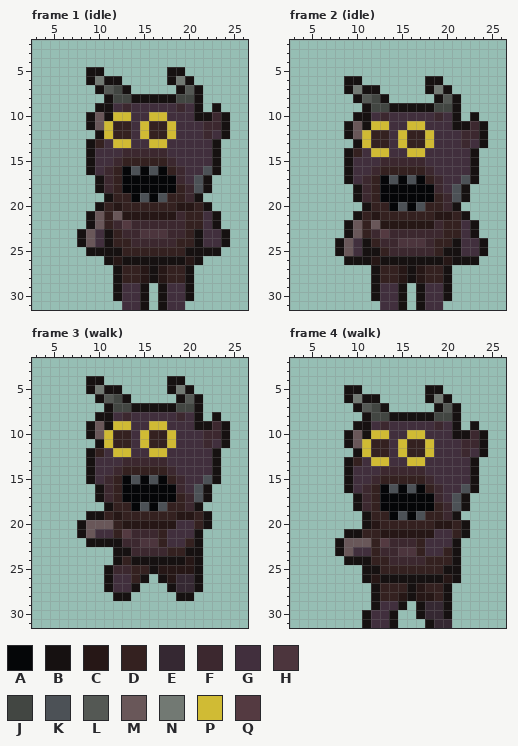
Edited in one commit: pixel-art file (assets/sprites/enemy/bigzombie/bigzombie.aseprite). The first picture shows the starting point.
32x32 pixels, 17 frames. Shown: frame 1 (idle): x 3..26, y 2..31; frame 2 (idle): x 3..26, y 2..31; frame 3 (walk): x 3..26, y 2..31; frame 4 (walk): x 3..26, y 2..31. The commit also changed other frames, which this record leaves out.
Palette (. is transparent): A #050608  B #161111  C #261716  D #342120  E #352832  F #3c282f  G #412f3d  H #4c353d  J #424642  K #4c5156  L #545854  M #695759  N #727973  P #d0bb34  Q #543a41
The result:
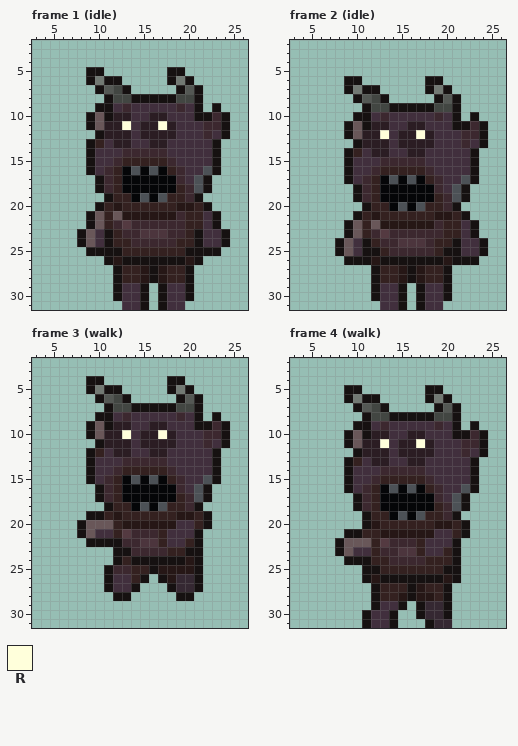
Colours new in this view: R #ffffdb
Diff:
layer "Layer 4" added
colour P: #d0bb34 -> #2b1d23
Frame 1 (idle), layer "Layer 4":
y 11: x 12..13 DD -> PR; x 16..17 DD -> PR
y 12: x 12..13 DD -> PP; x 16..17 DD -> PP
Frame 2 (idle), layer "Layer 4":
y 12: x 12..13 DD -> PR; x 16..17 DD -> PR
y 13: x 12..13 DD -> PP; x 16..17 DD -> PP
Frame 3 (walk), layer "Layer 4":
y 10: x 12..13 DD -> PR; x 16..17 DD -> PR
y 11: x 12..13 DD -> PP; x 16..17 DD -> PP
Frame 4 (walk), layer "Layer 4": the same change as frame 1 (idle)
Changed places in both pictures, as pixel boxes (x1, y1, x2, y2):
changed: (104, 112, 176, 148)
changed: (362, 121, 434, 157)
changed: (104, 421, 176, 457)
changed: (362, 430, 434, 466)
